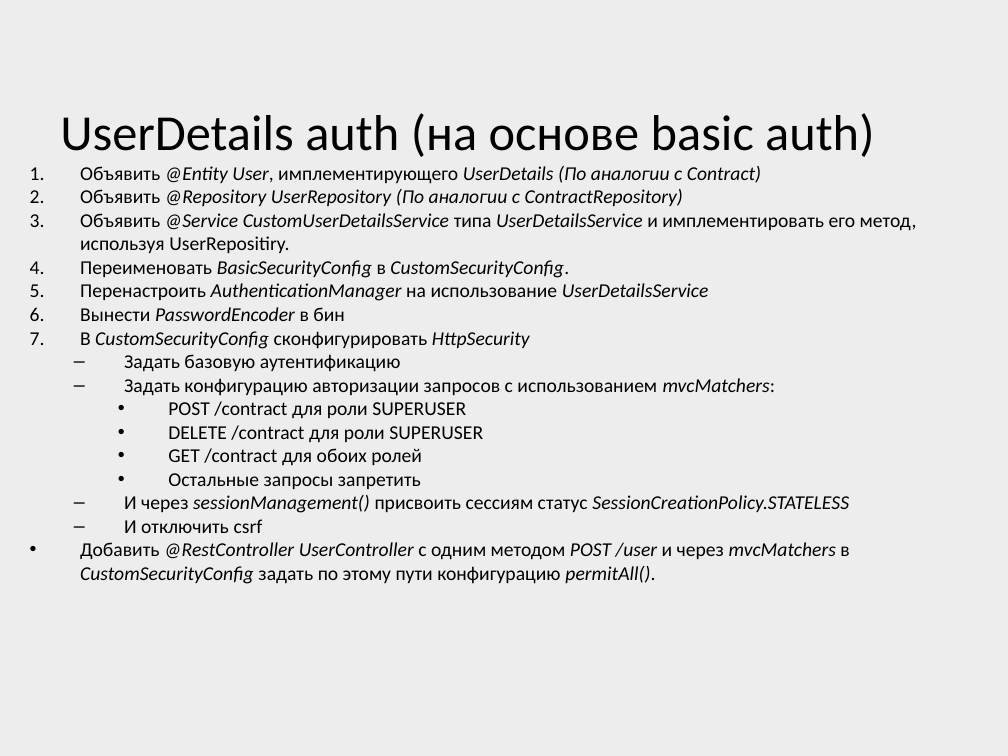
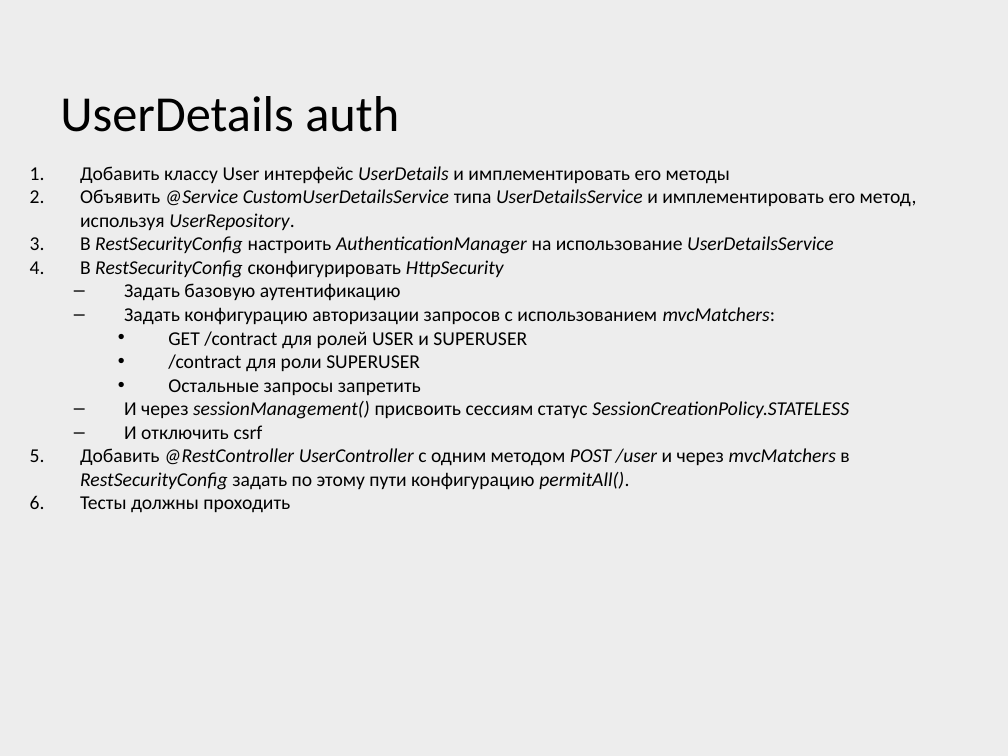
Before and after one commit to ArtemVChukin/rest-security-server, a slide deck: slide 3 of SpringSecurity.pptx. Drawn at 1008x756 pixels with LibreOffice and Linux fonts; fonts in the diff are those of the drawing; background and template pictures are left out. Boxes give left, top, right and bottom in pixels: in the first picture for what was removed or moved away, otherwise in the second. Text is boxed around its words. In the diff, an @@ line names an element or a change of style, - is before the commit and + after.

Commit message:
final pptx

```diff
--- a/SpringSecurity.pptx
+++ b/SpringSecurity.pptx
@@ title at [60, 96, 399, 132]: text changed @@
-UserDetails auth (на основе basic auth)
+UserDetails auth
@@ text at [80, 166, 917, 278]: text changed @@
-1. Объявить @Entity User, имплементирующего UserDetails (По аналогии с Contract)
-2. Объявить @Repository UserRepository (По аналогии с ContractRepository)
-3. Объявить @Service CustomUserDetailsService типа UserDetailsService и имплементировать его метод, используя UserRepositiry.
-4. Переименовать BasicSecurityConfig в CustomSecurityConfig.
-5. Перенастроить AuthenticationManager на использование UserDetailsService
-6. Вынести PasswordEncoder в бин
-7. В CustomSecurityConfig сконфигурировать HttpSecurity
+1. Добавить классу User интерфейс UserDetails и имплементировать его методы
+2. Объявить @Service CustomUserDetailsService типа UserDetailsService и имплементировать его метод, используя UserRepository.
+3. В RestSecurityConfig настроить AuthenticationManager на использование UserDetailsService
+4. В RestSecurityConfig сконфигурировать HttpSecurity
@@ text at [168, 331, 527, 372]: text changed @@
-    • POST /contract для роли SUPERUSER
-    • DELETE /contract для роли SUPERUSER
-    • GET /contract для обоих ролей
+    • GET /contract для ролей USER и SUPERUSER
+    • /contract для роли SUPERUSER
@@ text at [80, 448, 849, 513]: text changed; italic off @@
-• Добавить @RestController UserController с одним методом POST /user и через mvcMatchers в CustomSecurityConfig задать по этому пути конфигурацию permitAll().
+5. Добавить @RestController UserController с одним методом POST /user и через mvcMatchers в RestSecurityConfig задать по этому пути конфигурацию permitAll().
+6. Тесты должны проходить
```
Also in this commit, not shown: 3 other slides changed.
